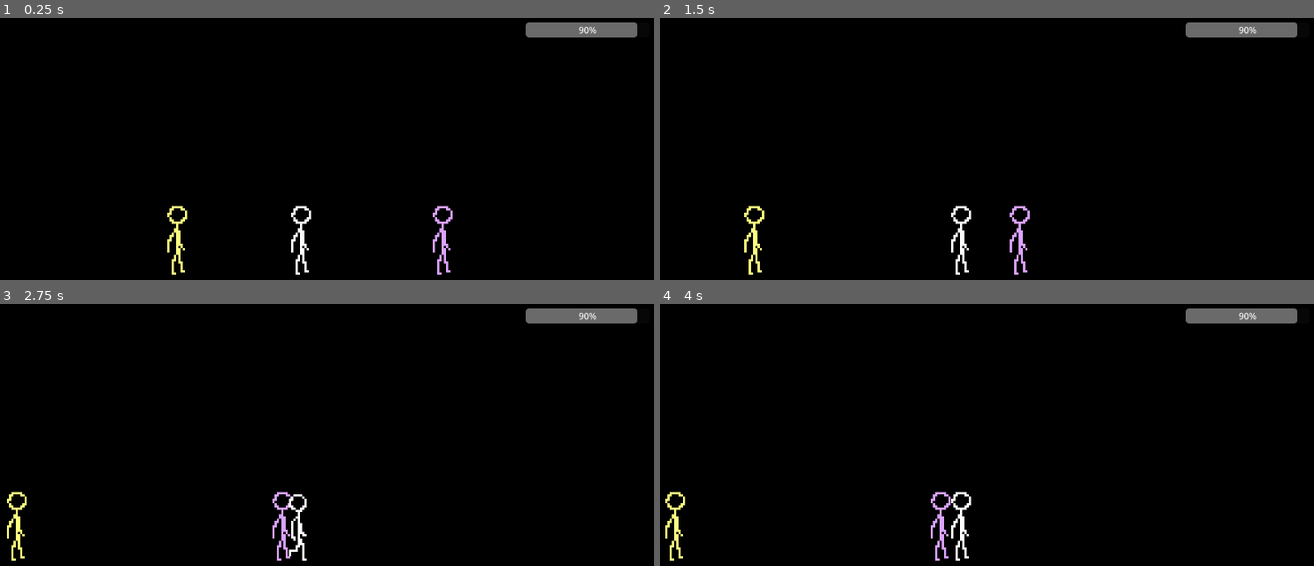
Above: before the commit, frames 1-4 (two rows, left to right).
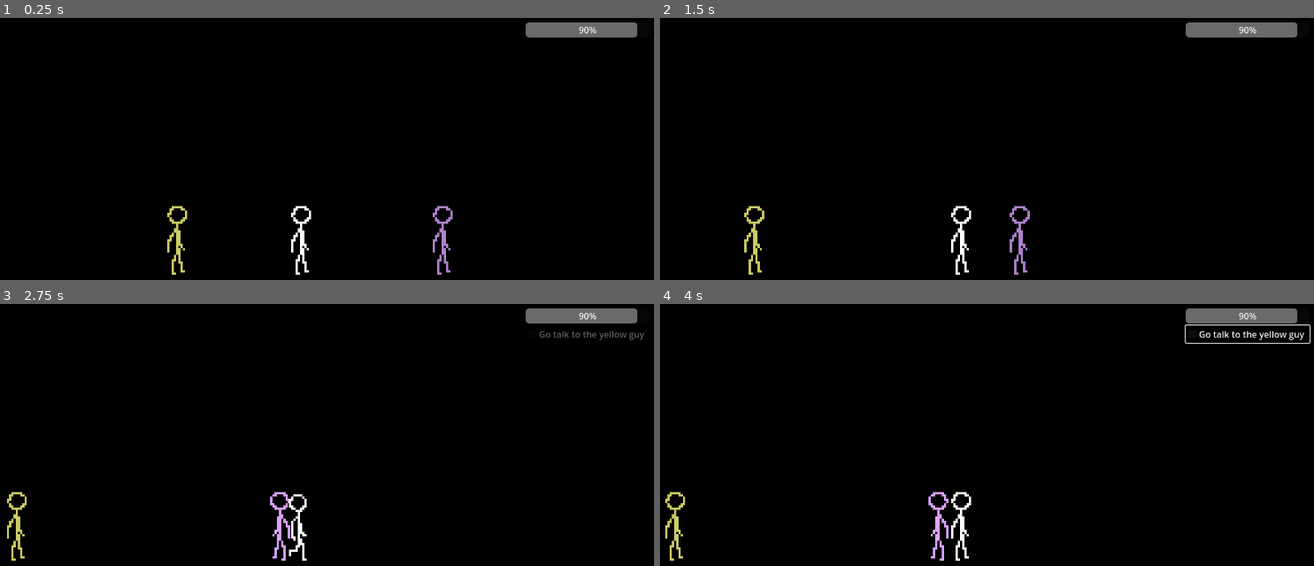
Above: after the commit, the same moments.

Repository: Fuzzlewuzzlekins/lysander-gdscript
Game: Godot game, scene res://test_scene.tscn
Same seed, same stepped clock (60 frames per second), same inputs: the game is played once before the commit and once after it.
Inputs (mouse positions are in pixels of both pictures, inside the frame that each line leads up to):
- Up to frame 1 (0.25 s): no input
- Up to frame 2 (1.5 s): tap Enter at 0.5 s; hold Right (move_right) 0.53-1.28 s; tap E (interact) at 0.6, 1.35 s; hold Down (sit_down) from 1.28 s (still down)
- Up to frame 3 (2.75 s): tap Space at 2 s; release Down (sit_down) at 2.03 s; hold Right (move_right) from 2.03 s (still down); tap Shift (toggle_sit) at 2.1 s; tap E (interact) at 2.3 s
- Up to frame 4 (4 s): release Right (move_right) at 2.75 s; click (1248, 335) at 2.75 s, where only the run after the commit has a clickable "Go talk to the yellow guy"; click (1248, 335) at 3.5 s, where only the run after the commit has a clickable "Go talk to the yellow guy"

The runs differ from the first frame. In frame 1, 0.6% of the frame differs, in the area x 25-70%, y 71-98%; in frame 2, 0.5%; in frame 3, 0.8%; in frame 4, 1.1%, in the area x 0-100%, y 7-98%.

Commit message:
Make NPCs light up when approached

Diff:
--- a/npc.gd
+++ b/npc.gd
@@ -4,10 +4,16 @@
 signal turn_in(task: CheckBox)
 
 @export var target_player: Area2D
+@export var dullness: float = 0.8
 var assignment: CheckBox
 
 
 func _ready() -> void:
+	# Dull sprite slightly
+	modulate.a = dullness
+	# Look for the Player in the scene
+	if !target_player:
+		target_player = get_tree().get_root().find_child("Player")
 	# If I have a Task as a child, manage it
 	assignment = get_node_or_null("Task")
 	if assignment != null:
@@ -16,6 +22,10 @@
 
 func _on_player_interact(area: Area2D) -> void:
 	if self == area:
+		if global_position.x > target_player.global_position.x:
+			$AnimatedSprite2D.flip_h = true
+		else:
+			$AnimatedSprite2D.flip_h = false
 		# Check if I am a turn-in point for any tasks
 		for i in range(Gamestate.active_tasks.size()):
 			var task = Gamestate.active_tasks.get(i)
@@ -29,11 +39,11 @@
 
 func _on_player_highlight(area: Area2D) -> void:
 	if self == area:
-		# TODO: animate
-		pass
+		var tween = get_tree().create_tween()
+		tween.tween_property(self, "modulate:a", 1.0, 0.2)
 
 
 func _on_player_unhighlight(area: Area2D) -> void:
 	if self == area:
-		# TODO: animate
-		pass
+		var tween = get_tree().create_tween()
+		tween.tween_property(self, "modulate:a", dullness, 0.2)
--- a/player.gd
+++ b/player.gd
@@ -33,11 +33,11 @@
 	if (Input.is_action_just_pressed("stand_up") or Input.is_action_just_pressed("toggle_sit")) and current_anim == "sit_idle":
 		$AnimatedSprite2D.play("stand")
 
-	# TODO: handle interactions with other Area2Ds
+	# Handle interactions with other Area2Ds
 	var touching_areas = get_overlapping_areas()
 	if !touching_areas.is_empty():
 		# Find the touching area that is closest (by global position)
-		var closest_dist = 1000
+		var closest_dist = 10000
 		var closest_area: Area2D = null
 		for i in range(touching_areas.size()):
 			var area_checking: Area2D = touching_areas[i]
--- a/test_scene.tscn
+++ b/test_scene.tscn
@@ -12,13 +12,19 @@
 offset_bottom = 800.0
 color = Color(0, 0, 0, 1)
 
-[node name="NPC" parent="." instance=ExtResource("2_ia1lp")]
+[node name="NPC" parent="." node_paths=PackedStringArray("target_player") instance=ExtResource("2_ia1lp")]
 modulate = Color(0.8627451, 0.6392157, 1, 1)
 position = Vector2(896, 400)
+target_player = NodePath("../Player")
 
 [node name="Task" parent="NPC" node_paths=PackedStringArray("turn_in") instance=ExtResource("2_sasra")]
 text = "Go talk to the yellow guy"
 turn_in = NodePath("../../NPC2")
+
+[node name="NPC2" parent="." node_paths=PackedStringArray("target_player") instance=ExtResource("2_ia1lp")]
+modulate = Color(1, 1, 0.5019608, 1)
+position = Vector2(416, 400)
+target_player = NodePath("../Player")
 
 [node name="Player" parent="." instance=ExtResource("1_uhqqe")]
 position = Vector2(640, 400)
@@ -29,17 +35,13 @@
 limit_right = 1664
 limit_bottom = 800
 
-[node name="NPC2" parent="." instance=ExtResource("2_ia1lp")]
-modulate = Color(1, 1, 0.5019608, 1)
-position = Vector2(416, 400)
-
 [node name="HUD" parent="." instance=ExtResource("4_coq8p")]
 
 [connection signal="assign" from="NPC" to="HUD" method="_on_npc_assign"]
+[connection signal="turn_in" from="NPC2" to="HUD" method="_on_npc_turn_in"]
 [connection signal="highlight" from="Player" to="NPC" method="_on_player_highlight"]
 [connection signal="highlight" from="Player" to="NPC2" method="_on_player_highlight"]
 [connection signal="interact" from="Player" to="NPC" method="_on_player_interact"]
 [connection signal="interact" from="Player" to="NPC2" method="_on_player_interact"]
 [connection signal="unhighlight" from="Player" to="NPC" method="_on_player_unhighlight"]
 [connection signal="unhighlight" from="Player" to="NPC2" method="_on_player_unhighlight"]
-[connection signal="turn_in" from="NPC2" to="HUD" method="_on_npc_turn_in"]
